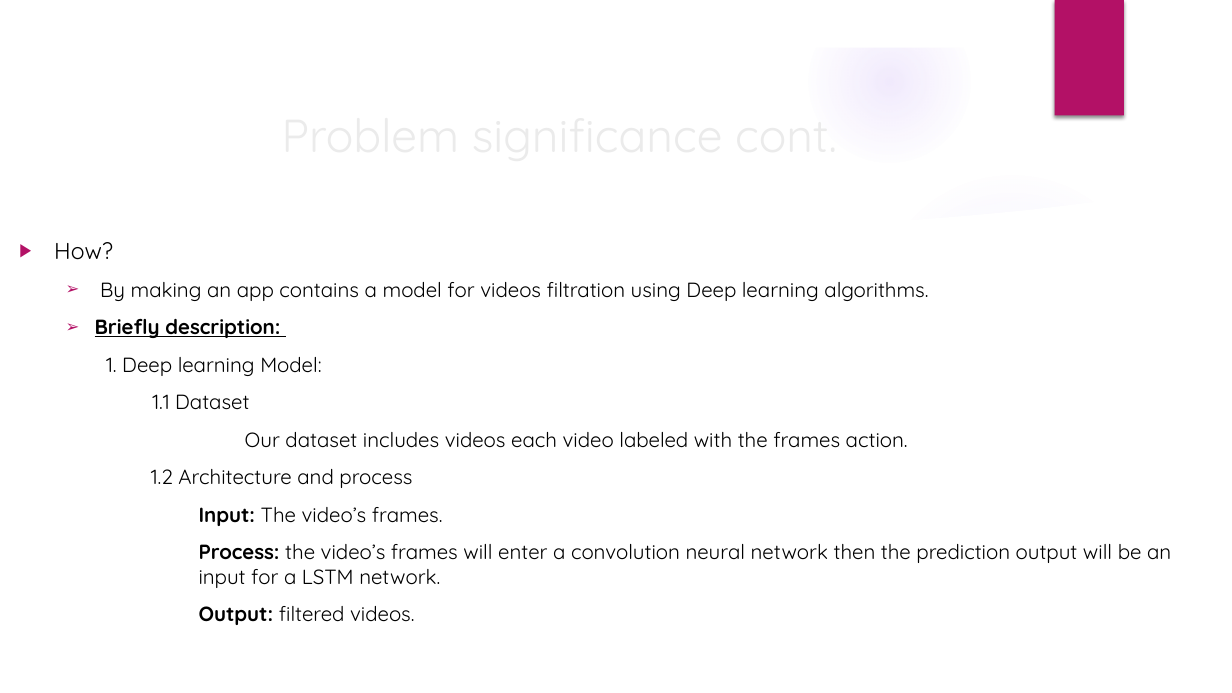
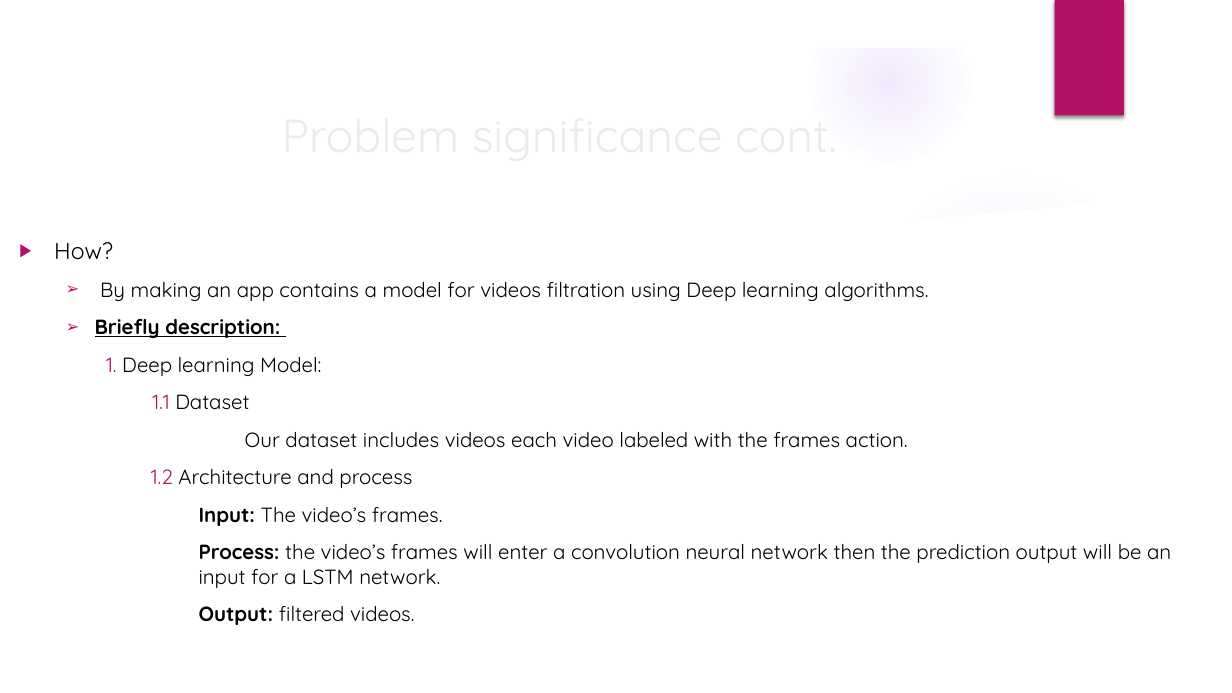
Before and after one commit to Noura-arafa/GP, a slide deck: slide 4 of Presentation1.pptx. Drawn at 1232x693 pixels with LibreOffice and Linux fonts; fonts in the diff are those of the drawing; background and template pictures are left out. Boxes give left, top, right and bottom in pixels: in the first picture for what was removed or moved away, otherwise in the second. Text is boxed around its words. In the diff, an @@ line names an element or a change of style, - is before the commit and + after.

```diff
--- a/Presentation1.pptx
+++ b/Presentation1.pptx
@@ text at box(106, 357, 412, 488): text colour #000000 to #B31166 in "1.", "1.1", "1.2" @@
```
Also in this commit, not shown: 2 other slides changed, 6 slides added, 11 slides removed.
